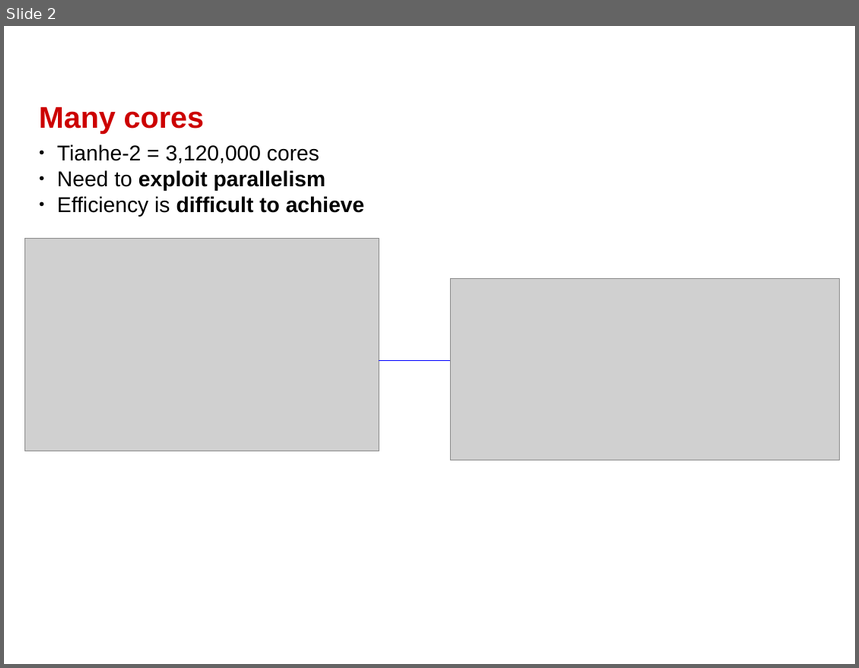
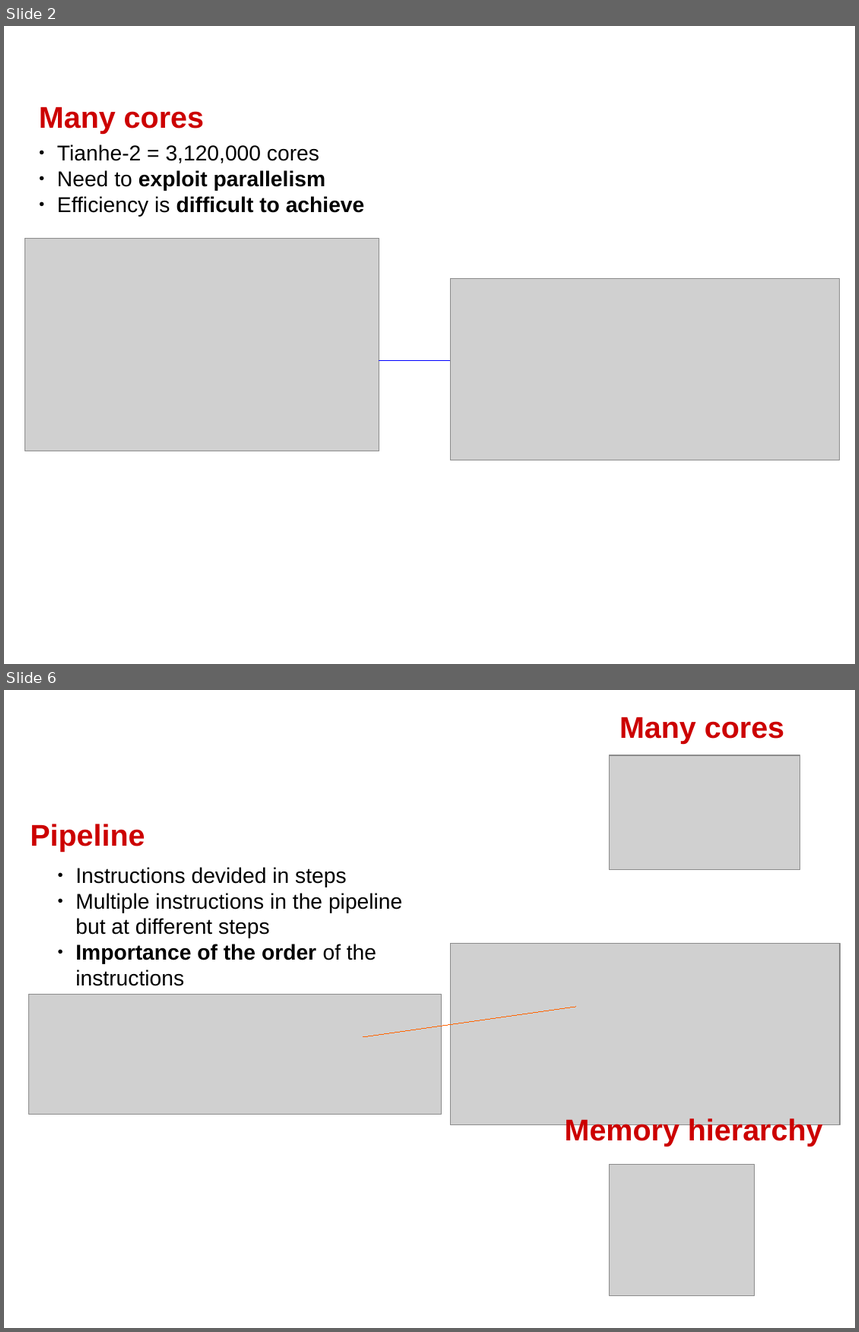
Before and after one commit to swhatelse/M2_internship, a slide deck: org/Presentations/defense/model/HPC.odp. Shown one above the other, each under a label of ours: slide 2 before the commit, slides 2 and 6 after it; the slides between them are not shown. The pictures are 859x668 and 859x1332 pixels, drawn with LibreOffice and Linux fonts; fonts in the diff are those of the drawing; grey boxes stand for pictures. Boxes give left, top, right and bottom in pixels: in the first picture for what was removed or moved away, otherwise in the second. Text is boxed around its words. In the diff, an @@ line names an element or a change of style, - is before the commit and + after.

```diff
--- a/org/Presentations/defense/model/HPC.odp
+++ b/org/Presentations/defense/model/HPC.odp
@@ slide 6 added at <box>4,690,855,1328</box>, background #FFFFFF @@
@@ text added at <box>620,717,785,743</box>, 28 pt, text #CC0000, bold @@
+Many cores
@@ picture added at <box>610,755,800,871</box> @@
@@ text added at <box>30,824,145,851</box>, 28 pt, text #CC0000, bold @@
+Pipeline
@@ text added at <box>75,867,402,986</box>, 20 pt, text #000000 @@
+● Instructions devided in steps
+● Multiple instructions in the pipeline but at different steps
+● Importance of the order of the instructions
@@ picture added at <box>450,943,841,1125</box> @@
@@ picture added at <box>29,994,442,1114</box> @@
@@ line added from (363, 1037) to (576, 1007), #FF6600 0 pt @@
@@ text added at <box>565,1119,823,1147</box>, 28 pt, text #CC0000, bold @@
+Memory hierarchy
@@ picture added at <box>610,1165,756,1296</box> @@
```
Also in this commit, not shown: 4 slides changed, 2 other slides added, 1 slide removed.
